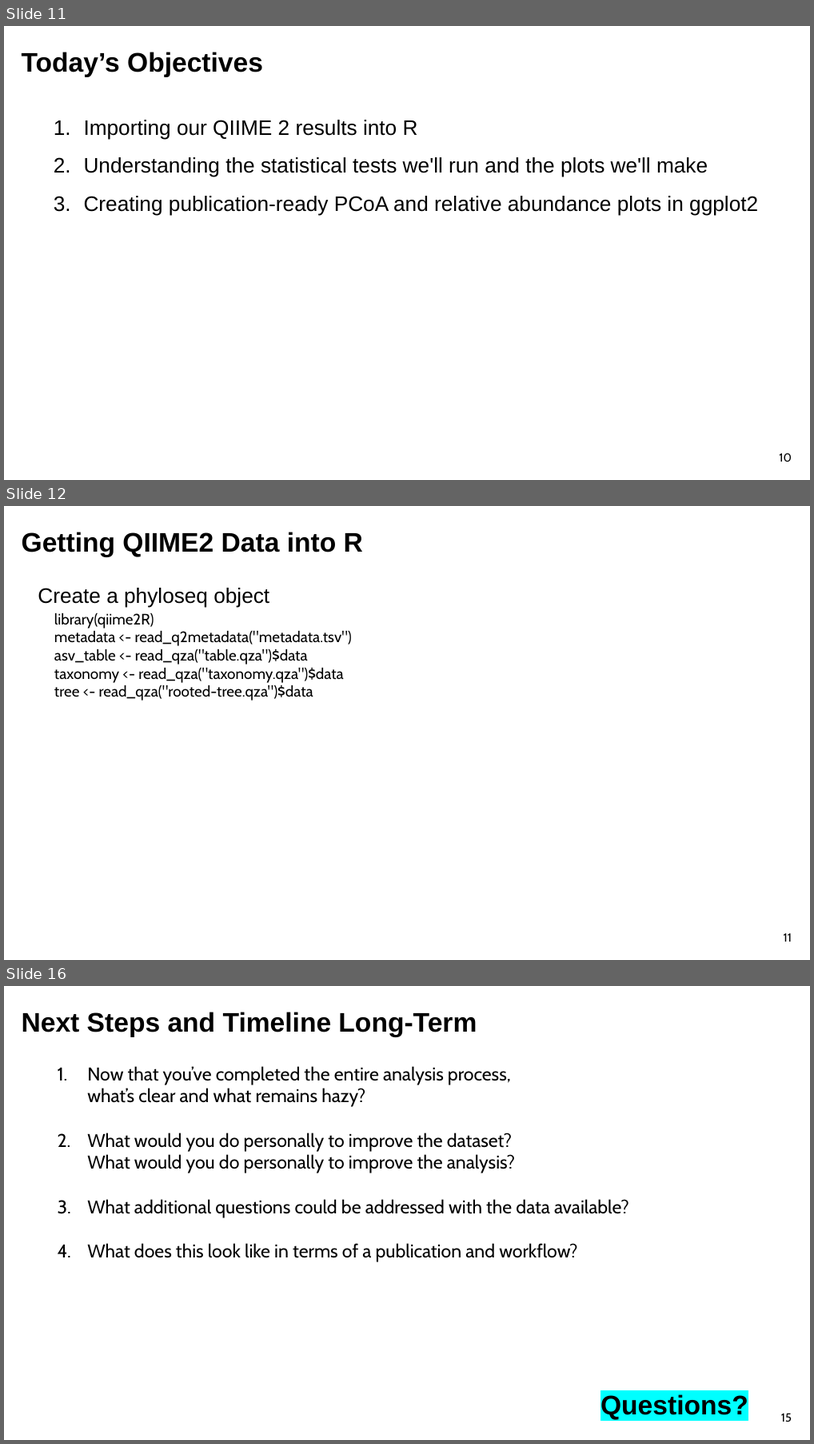
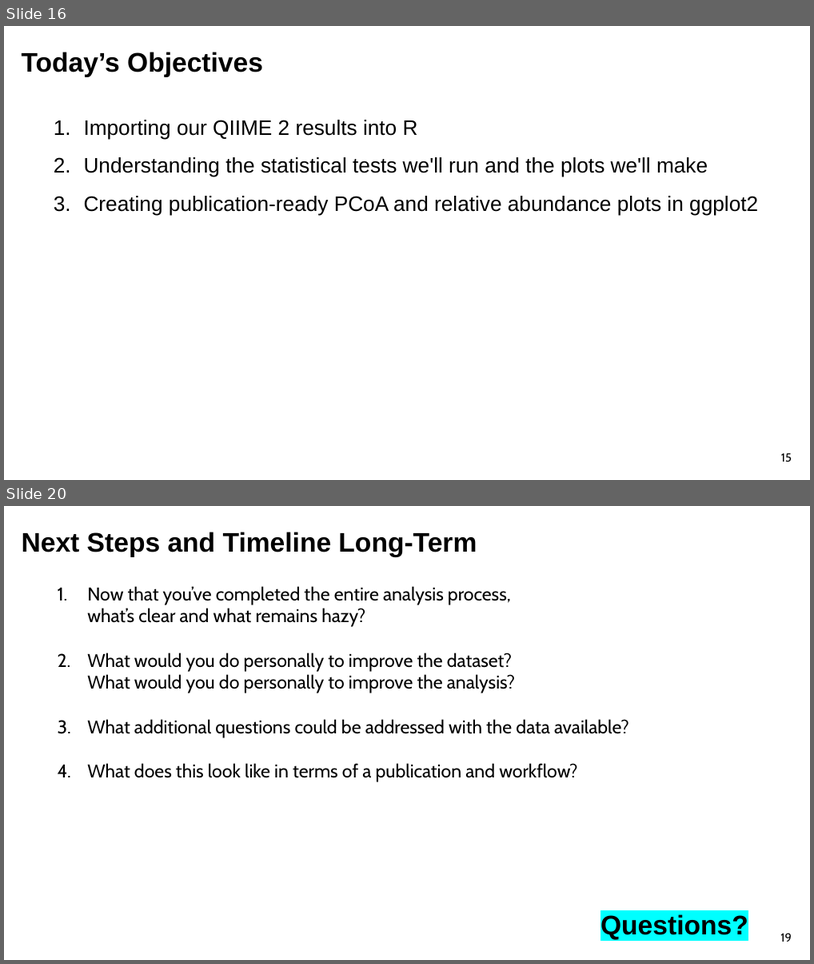
Before and after one commit to sabahzero/UPRM_QIIME2workshop, a slide deck: lectures/Lecture3_UlHasan.pptx. Shown one above the other, each under a label of ours: slides 11, 12 and 16 before the commit, slides 16 and 20 after it; the slides between them are not shown. The pictures are 814x1444 and 814x964 pixels, drawn with LibreOffice and Linux fonts; fonts in the diff are those of the drawing. Boxes give left, top, right and bottom in pixels: in the first picture for what was removed or moved away, otherwise in the second. Text is boxed around its words. In the diff, an @@ line names an element or a change of style, - is before the commit and + after.

```diff
--- a/lectures/Lecture3_UlHasan.pptx
+++ b/lectures/Lecture3_UlHasan.pptx
@@ slide 12 removed at bbox=[4, 506, 810, 960], background #FFFFFF @@
@@ text removed at bbox=[22, 532, 363, 557] @@
-Getting QIIME2 Data into R
@@ text removed at bbox=[38, 588, 270, 608] @@
-Create a phyloseq object
@@ text removed at bbox=[54, 612, 352, 700] @@
-library(qiime2R)
-metadata <- read_q2metadata("metadata.tsv")
-asv_table <- read_qza("table.qza")$data
-taxonomy <- read_qza("taxonomy.qza")$data
-tree <- read_qza("rooted-tree.qza")$data
@@ page number removed at bbox=[784, 932, 792, 941] @@
-11
@@ what was slide 11 is now slide 16 @@
@@ page number at bbox=[782, 452, 792, 461]: text changed @@
-10
+15
@@ what was slide 16 is now slide 20 @@
@@ page number at bbox=[781, 932, 792, 941]: text changed @@
-15
+19
```
Also in this commit, not shown: 2 slides changed, 8 slides added, 3 other slides removed, 2 other files.
